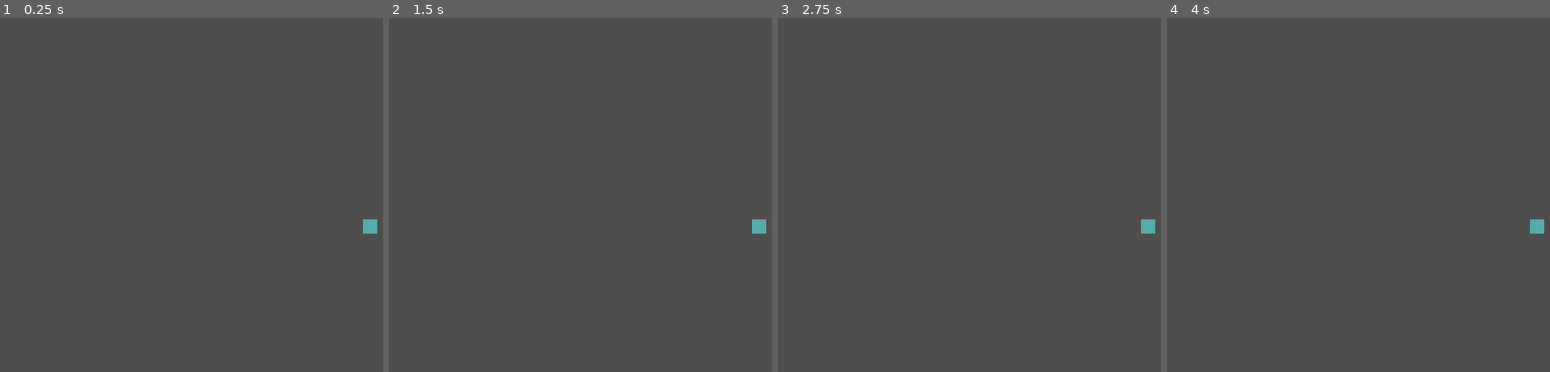
Above: before the commit, frames 1-4 (left to right).
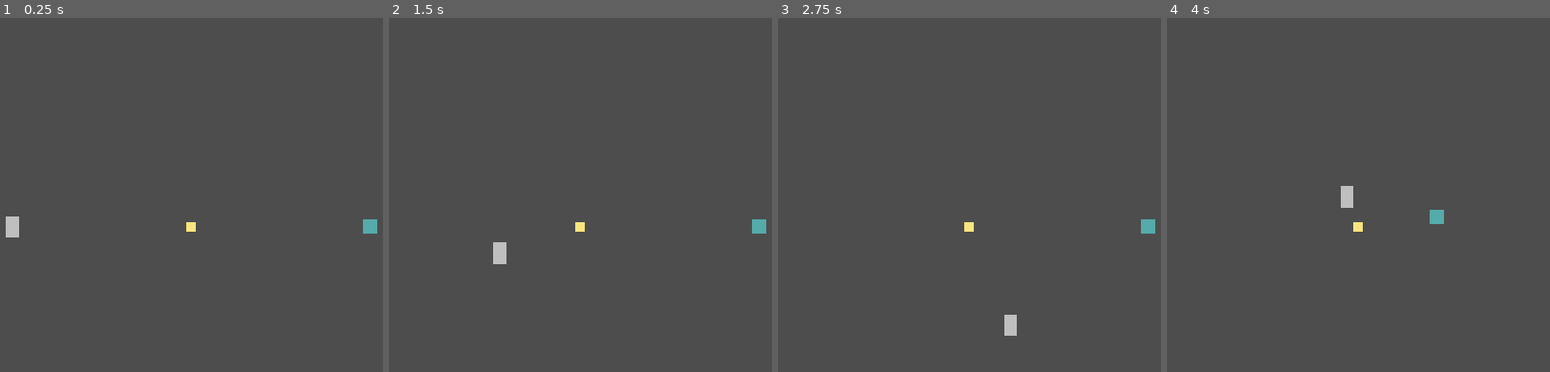
Above: after the commit, the same moments.

Repository: 4zn/site
Game: Godot game, scene res://scenes/Main.tscn
Same seed, same stepped clock (60 frames per second), same inputs: the game is played once before the commit and once after it.
Inputs (mouse positions are in pixels of both pictures, inside the frame that each line leads up to):
- Up to frame 1 (0.25 s): no input
- Up to frame 2 (1.5 s): tap Enter at 0.5 s; move the mouse to (outside the picture) at 0.52 s; hold D (move_right) 0.53-1.28 s; tap J (attack) at 0.6 s; click (outside the picture) at 0.67 s; move the mouse to (511, 248) at 1.27 s; hold S (move_down) from 1.28 s (still down); tap E (interact) at 1.35 s
- Up to frame 3 (2.75 s): move the mouse to (1130, 131) at 2.02 s; release S (move_down) at 2.03 s; hold D (move_right) from 2.03 s (still down); tap Space (roll) at 2.1 s
- Up to frame 4 (4 s): move the mouse to (1404, 311) at 2.77 s; release D (move_right) at 2.78 s; hold W (move_up) 2.78-3.53 s; tap K at 2.85 s; click (1404, 311) at 2.92 s; move the mouse to (outside the picture) at 3.52 s; hold A (move_left) from 3.53 s (still down); tap J (attack) at 3.6 s

The runs differ from the first frame. In frame 1, 0.3% of the frame differs, in the area x 1-52%, y 56-62%; in frame 2, 0.3%; in frame 3, 0.3%; in frame 4, 0.6%, in the area x 45-99%, y 47-61%.

Commit message:
Fix color alpha values in scene files
Co-authored-by: hd205raza <hd205raza@gmail.com>

Diff:
--- a/anime-soulslike/scenes/Checkpoint.tscn
+++ b/anime-soulslike/scenes/Checkpoint.tscn
@@ -12,5 +12,5 @@
 shape = SubResource("1")
 
 [node name="Sprite" type="Polygon2D" parent="."]
-color = Color(0.98, 0.9, 0.5)
+color = Color(0.98, 0.9, 0.5, 1)
 polygon = PackedVector2Array(-8, -8, 8, -8, 8, 8, -8, 8)
--- a/anime-soulslike/scenes/World.tscn
+++ b/anime-soulslike/scenes/World.tscn
@@ -5,4 +5,4 @@
 [node name="Floor" type="ColorRect" parent="."]
 anchor_right = 1.0
 anchor_bottom = 1.0
-color = Color(0.1, 0.1, 0.14)
+color = Color(0.1, 0.1, 0.14, 1)
Not shown: 2 places in anime-soulslike/scenes/Main.tscn that only renumber resources
